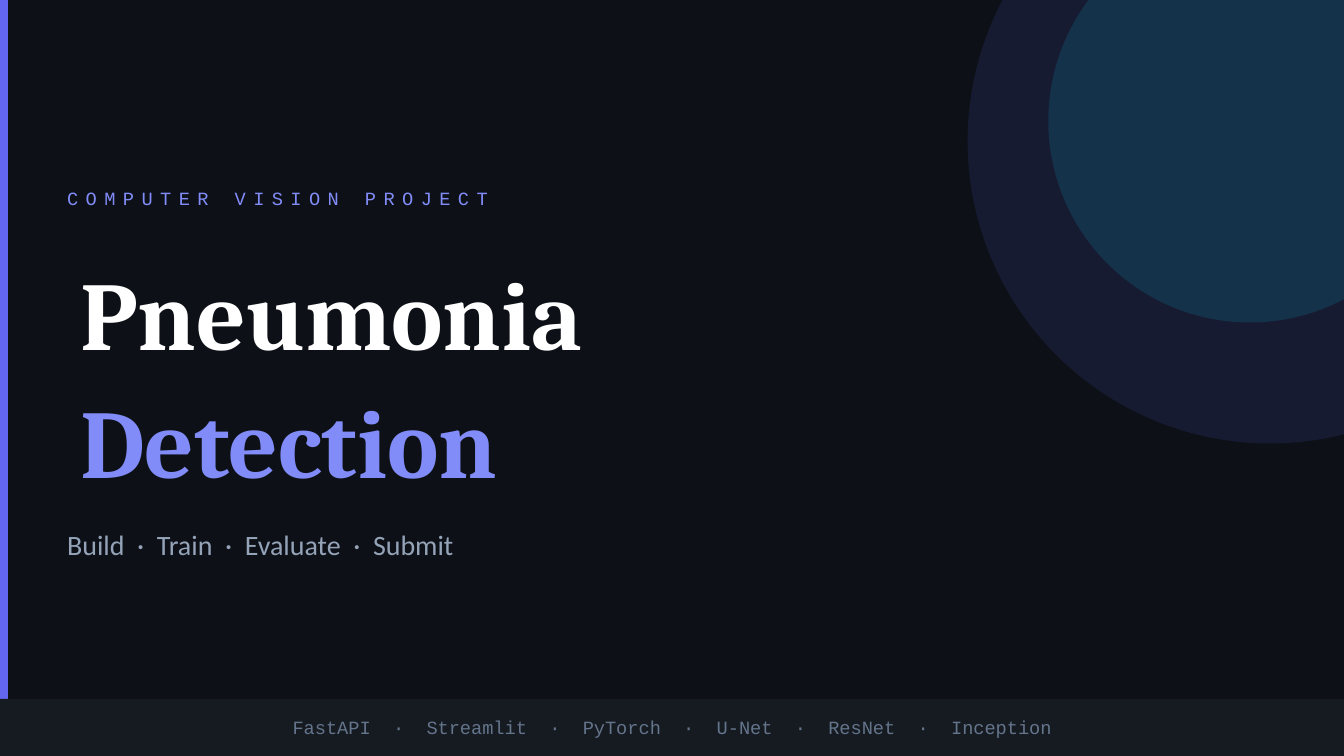
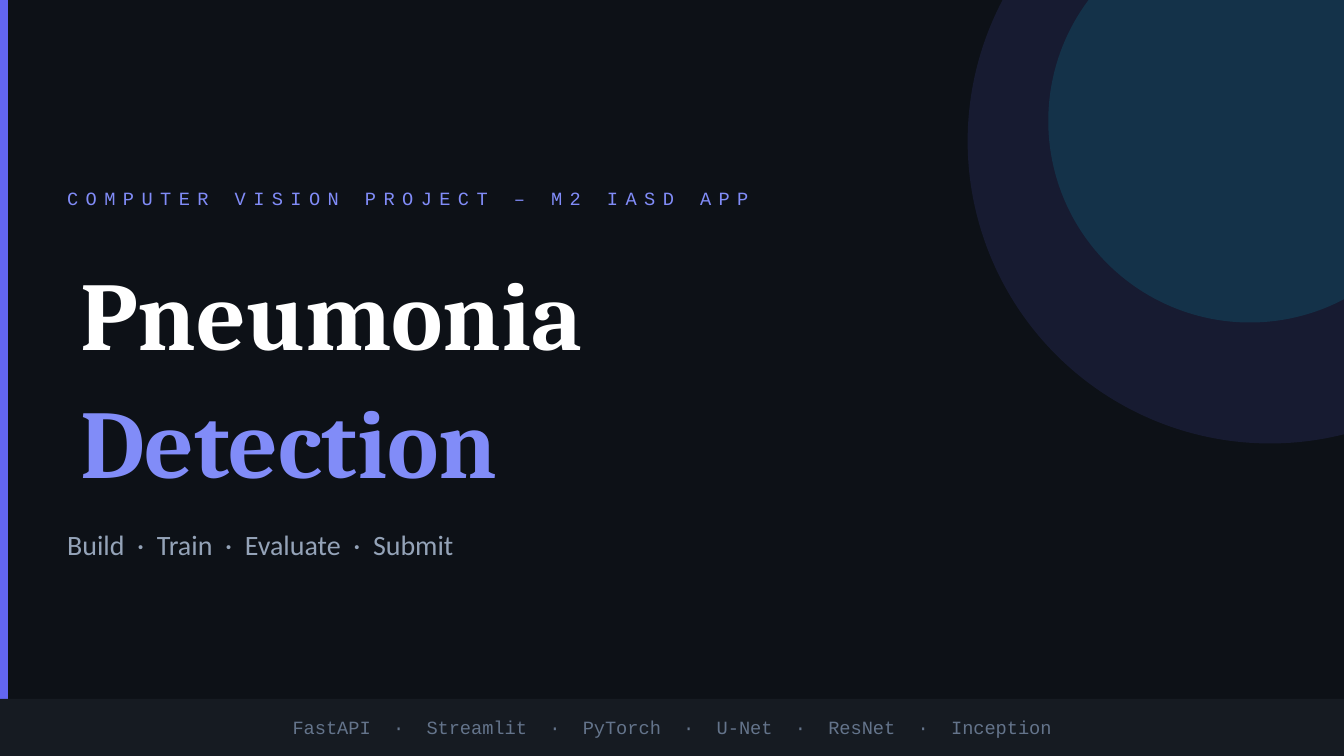
Before and after one commit to Raygunito/deep_learning_image, a slide deck: slide 1 of slides.pptx. Drawn at 1344x756 pixels with LibreOffice and Linux fonts; fonts in the diff are those of the drawing. Boxes give left, top, right and bottom in pixels: in the first picture for what was removed or moved away, otherwise in the second. Text is boxed around its words. In the diff, an @@ line names an element or a change of style, - is before the commit and + after.

Commit message:
slides check

```diff
--- a/slides.pptx
+++ b/slides.pptx
@@ text at bbox=[67, 192, 748, 205]: text changed @@
-COMPUTER VISION PROJECT
+COMPUTER VISION PROJECT – M2 IASD APP
```
